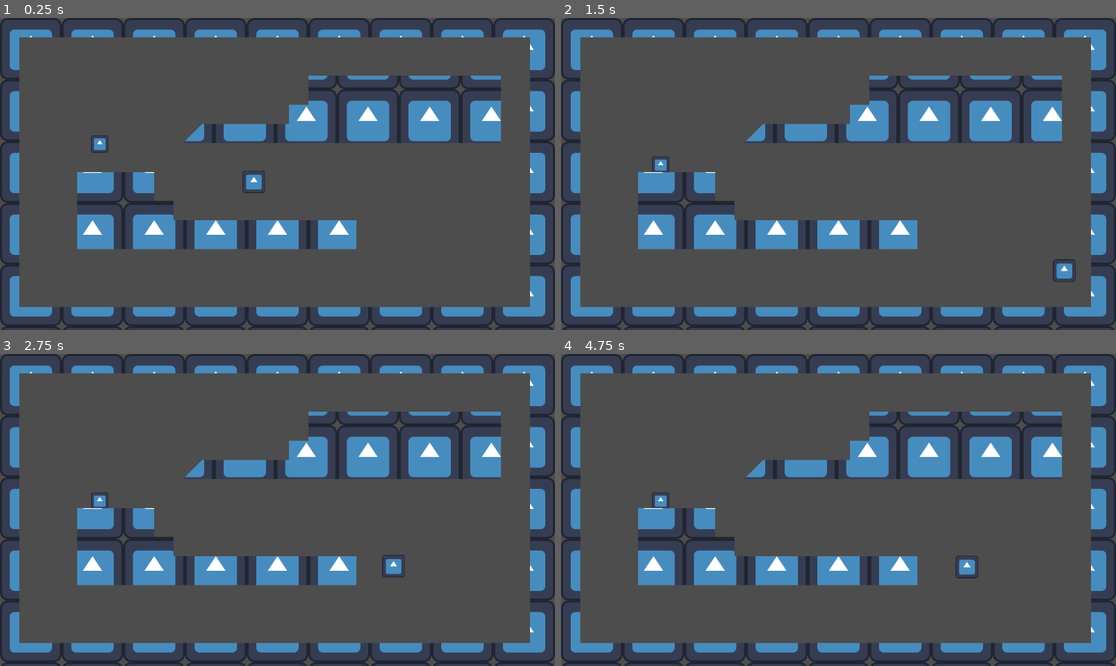
Above: before the commit, frames 1-4 (two rows, left to right).
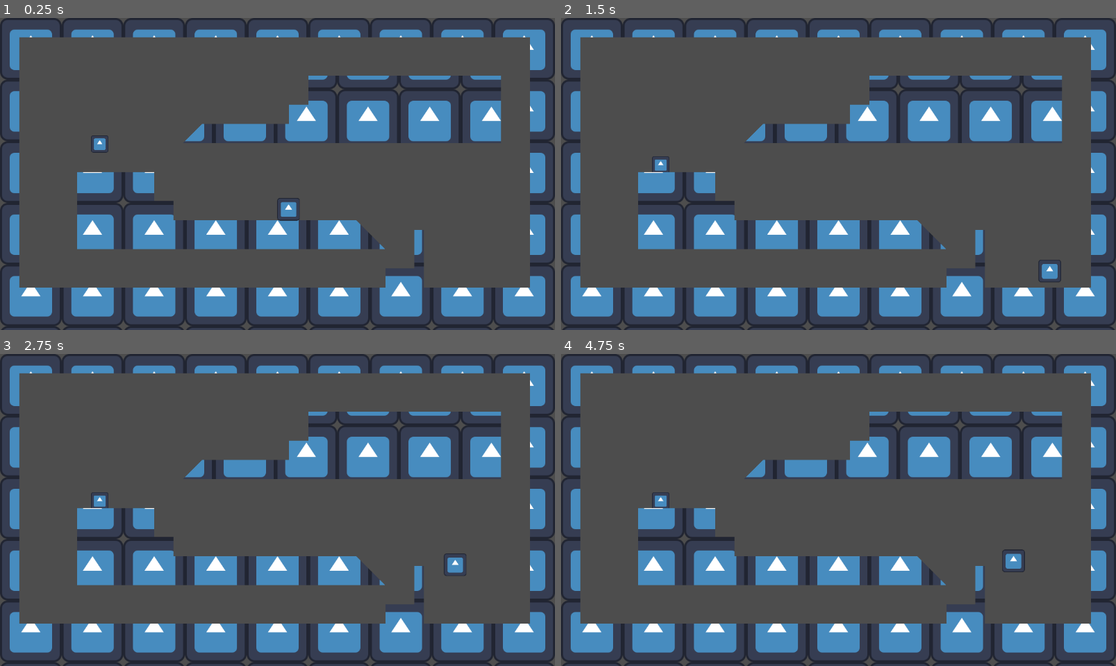
Above: after the commit, the same moments.

Repository: Kurooco/trijam348
Game: Godot game, scene res://scenes/level_1.tscn
Two runs of this game, one before a commit and one after it. Both use one fixed random seed, a clock stepped at 60 frames per second and the inputs below. The engine's default icon, where the game draws it, is replaced by a stand-in: a white triangle on a blue panel in a dark square.
Inputs:
- Up to frame 1 (0.25 s): no input
- Up to frame 2 (1.5 s): hold D (right_f) from 0.53 s (still down); tap W (jump_f) at 0.77 s
- Up to frame 3 (2.75 s): tap W (jump_f) at 1.52 s; release D (right_f) at 2.03 s; hold A (left_f) from 2.03 s (still down)
- Up to frame 4 (4.75 s): release A (left_f) at 2.78 s; hold D (right_f) 2.78-4.28 s; tap W (jump_f) at 3.02, 3.77, 4.52 s; hold A (left_f) from 4.28 s (still down)

The runs differ from the first frame. In frame 1, 5.3% of the frame differs, in the area x 3-96%, y 48-93%; in frame 2, 5.2%; in frame 3, 5.3%; in frame 4, 5.3%, in the area x 3-96%, y 62-93%.

Commit message:
hurt system

Diff:
--- a/project.godot
+++ b/project.godot
@@ -53,6 +53,13 @@
 ]
 }
 
+[layer_names]
+
+2d_physics/layer_1="ground"
+2d_physics/layer_2="player_hurt"
+2d_physics/layer_3="enemy_hurt"
+2d_physics/layer_4="tree_hurt"
+
 [rendering]
 
 renderer/rendering_method="gl_compatibility"
--- /dev/null
+++ b/scenes/health_component.tscn
@@ -0,0 +1,6 @@
+[gd_scene load_steps=2 format=3 uid="uid://mjqwrsmls811"]
+
+[ext_resource type="Script" uid="uid://bhlgujehk7884" path="res://scripts/health_component.gd" id="1_a1tyf"]
+
+[node name="HealthComponent" type="Node"]
+script = ExtResource("1_a1tyf")
--- /dev/null
+++ b/scenes/hurt_area.tscn
@@ -0,0 +1,13 @@
+[gd_scene load_steps=2 format=3 uid="uid://dl7ed1erl7kmp"]
+
+[ext_resource type="Script" uid="uid://b26k4ger7g1hi" path="res://scripts/hurt_area.gd" id="1_5yssl"]
+
+[node name="HurtArea" type="Area2D"]
+collision_layer = 2
+collision_mask = 0
+script = ExtResource("1_5yssl")
+
+[node name="InvincibleTimer" type="Timer" parent="."]
+one_shot = true
+
+[connection signal="timeout" from="InvincibleTimer" to="." method="_on_invincible_timer_timeout"]
--- a/scenes/level_1.tscn
+++ b/scenes/level_1.tscn
@@ -1,9 +1,13 @@
-[gd_scene load_steps=5 format=3 uid="uid://uoxqxlnund4b"]
+[gd_scene load_steps=7 format=3 uid="uid://uoxqxlnund4b"]
 
 [ext_resource type="PackedScene" uid="uid://31daujt3lhts" path="res://scenes/person.tscn" id="1_014kd"]
 [ext_resource type="Script" uid="uid://cmhtdk12wkdnl" path="res://scenes/level_1.gd" id="1_bswci"]
 [ext_resource type="Texture2D" uid="uid://cyff6a50y5yhy" path="res://icon.svg" id="2_rus8k"]
 [ext_resource type="PackedScene" uid="uid://bx4o43qth1rfd" path="res://scenes/fire.tscn" id="4_5xbjy"]
+[ext_resource type="PackedScene" uid="uid://7tkupanahbib" path="res://scenes/weapon_area.tscn" id="5_4nkto"]
+
+[sub_resource type="RectangleShape2D" id="RectangleShape2D_4nkto"]
+size = Vector2(150, 110)
 
 [node name="Level1" type="Node2D" node_paths=PackedStringArray("collision_node")]
 script = ExtResource("1_bswci")
@@ -18,12 +22,12 @@
 [node name="StaticBody2D" type="StaticBody2D" parent="Collsion"]
 
 [node name="CollisionPolygon2D" type="CollisionPolygon2D" parent="Collsion/StaticBody2D"]
-polygon = PackedVector2Array(-20, 660, -20, -20, 40, -20, 40, 600, 1100, 600, 1100, 40, 40, 40, 40, -20, 1100, -20, 1160, -20, 1160, 660)
+polygon = PackedVector2Array(-20, 660, -20, -20, 40, -20, 40, 560, 800, 560, 800, 520, 860, 520, 860, 440, 880, 440, 880, 560, 860, 560, 880, 560, 1100, 560, 1100, 40, 40, 40, 40, -20, 1100, -20, 1160, -20, 1160, 660)
 
 [node name="StaticBody2D2" type="StaticBody2D" parent="Collsion"]
 
 [node name="CollisionPolygon2D" type="CollisionPolygon2D" parent="Collsion/StaticBody2D2"]
-polygon = PackedVector2Array(160, 480, 740, 480, 740, 420, 360, 420, 360, 380, 320, 380, 320, 320, 160, 320)
+polygon = PackedVector2Array(160, 480, 740, 480, 800, 480, 740, 420, 360, 420, 360, 380, 320, 380, 320, 320, 160, 320)
 
 [node name="StaticBody2D3" type="StaticBody2D" parent="Collsion"]
 
@@ -32,4 +36,10 @@
 polygon = PackedVector2Array(580, 240, 980, 240, 980, 100, 580, 100, 580, 160, 540, 160, 540, 200, 360, 200, 320, 240, 360, 240)
 
 [node name="CharacterBody2D" parent="." instance=ExtResource("4_5xbjy")]
-position = Vector2(528, 283)
+position = Vector2(600, 340)
+
+[node name="WeaponArea" parent="." instance=ExtResource("5_4nkto")]
+
+[node name="CollisionShape2D" type="CollisionShape2D" parent="WeaponArea"]
+position = Vector2(500, 180)
+shape = SubResource("RectangleShape2D_4nkto")
--- a/scenes/person.tscn
+++ b/scenes/person.tscn
@@ -1,10 +1,14 @@
-[gd_scene load_steps=4 format=3 uid="uid://31daujt3lhts"]
+[gd_scene load_steps=7 format=3 uid="uid://31daujt3lhts"]
 
 [ext_resource type="Script" uid="uid://dujd4s6s14307" path="res://scripts/person.gd" id="1_5dovg"]
 [ext_resource type="Texture2D" uid="uid://cyff6a50y5yhy" path="res://icon.svg" id="1_c62xm"]
+[ext_resource type="PackedScene" uid="uid://mjqwrsmls811" path="res://scenes/health_component.tscn" id="3_h4n5y"]
+[ext_resource type="PackedScene" uid="uid://dl7ed1erl7kmp" path="res://scenes/hurt_area.tscn" id="4_h4n5y"]
 
 [sub_resource type="RectangleShape2D" id="RectangleShape2D_5dovg"]
 size = Vector2(32, 31)
+
+[sub_resource type="RectangleShape2D" id="RectangleShape2D_8487m"]
 
 [node name="Person" type="CharacterBody2D"]
 script = ExtResource("1_5dovg")
@@ -17,3 +21,11 @@
 position = Vector2(1, -1)
 scale = Vector2(0.28125, 0.28125)
 texture = ExtResource("1_c62xm")
+
+[node name="HealthComponent" parent="." instance=ExtResource("3_h4n5y")]
+
+[node name="HurtArea" parent="." node_paths=PackedStringArray("health_component") instance=ExtResource("4_h4n5y")]
+health_component = NodePath("../HealthComponent")
+
+[node name="CollisionShape2D" type="CollisionShape2D" parent="HurtArea"]
+shape = SubResource("RectangleShape2D_8487m")
--- /dev/null
+++ b/scenes/weapon_area.tscn
@@ -0,0 +1,10 @@
+[gd_scene load_steps=2 format=3 uid="uid://7tkupanahbib"]
+
+[ext_resource type="Script" uid="uid://crsyerueox3q" path="res://scripts/weapon_area.gd" id="1_eld7u"]
+
+[node name="WeaponArea" type="Area2D"]
+collision_layer = 0
+collision_mask = 2
+script = ExtResource("1_eld7u")
+
+[connection signal="area_entered" from="." to="." method="_on_area_entered"]
--- /dev/null
+++ b/scripts/health_component.gd
@@ -0,0 +1,17 @@
+extends Node
+
+@export var max_health = 100.0
+var health
+
+signal killed
+
+func _ready():
+	health = max_health
+
+func change_health(amount):
+	health += amount
+	print_debug(health)
+	if(health <= 0):
+		killed.emit()
+		health = 0
+	health = min(max_health, health)
--- /dev/null
+++ b/scripts/hurt_area.gd
@@ -0,0 +1,26 @@
+extends Area2D
+class_name HurtArea
+
+@export var health_component : Node
+@export var inv_time = 1.0
+
+signal invicibility_ended
+signal hurt(amount)
+
+var invincible = false
+@onready var invincible_timer = $InvincibleTimer
+
+func _ready():
+	invincible_timer.wait_time = inv_time
+
+func hit(amount: float):
+	if(!invincible):
+		hurt.emit(amount)
+		health_component.change_health(-amount)
+		if(inv_time > 0):
+			invincible = true
+			$InvincibleTimer.start()
+
+func _on_invincible_timer_timeout():
+	invincible = false
+	invicibility_ended.emit()
--- /dev/null
+++ b/scripts/weapon_area.gd
@@ -0,0 +1,25 @@
+extends Area2D
+
+@export var damage = 1.0
+
+# Called when the node enters the scene tree for the first time.
+func _ready():
+	pass # Replace with function body.
+
+
+# Called every frame. 'delta' is the elapsed time since the previous frame.
+func _process(delta):
+	pass
+
+
+func _on_area_entered(area):
+	if(area is HurtArea):
+		area.hit(damage)
+		area.invicibility_ended.connect(hurt_again.bind(area))
+
+func hurt_again(area):
+	if(is_instance_valid(area)):
+		if(area in get_overlapping_areas()):
+			area.hit(damage)
+		else:
+			area.invicibility_ended.disconnect(hurt_again)
Not shown, added: scripts/health_component.gd.uid
Not shown, added: scripts/hurt_area.gd.uid
Not shown, added: scripts/weapon_area.gd.uid
